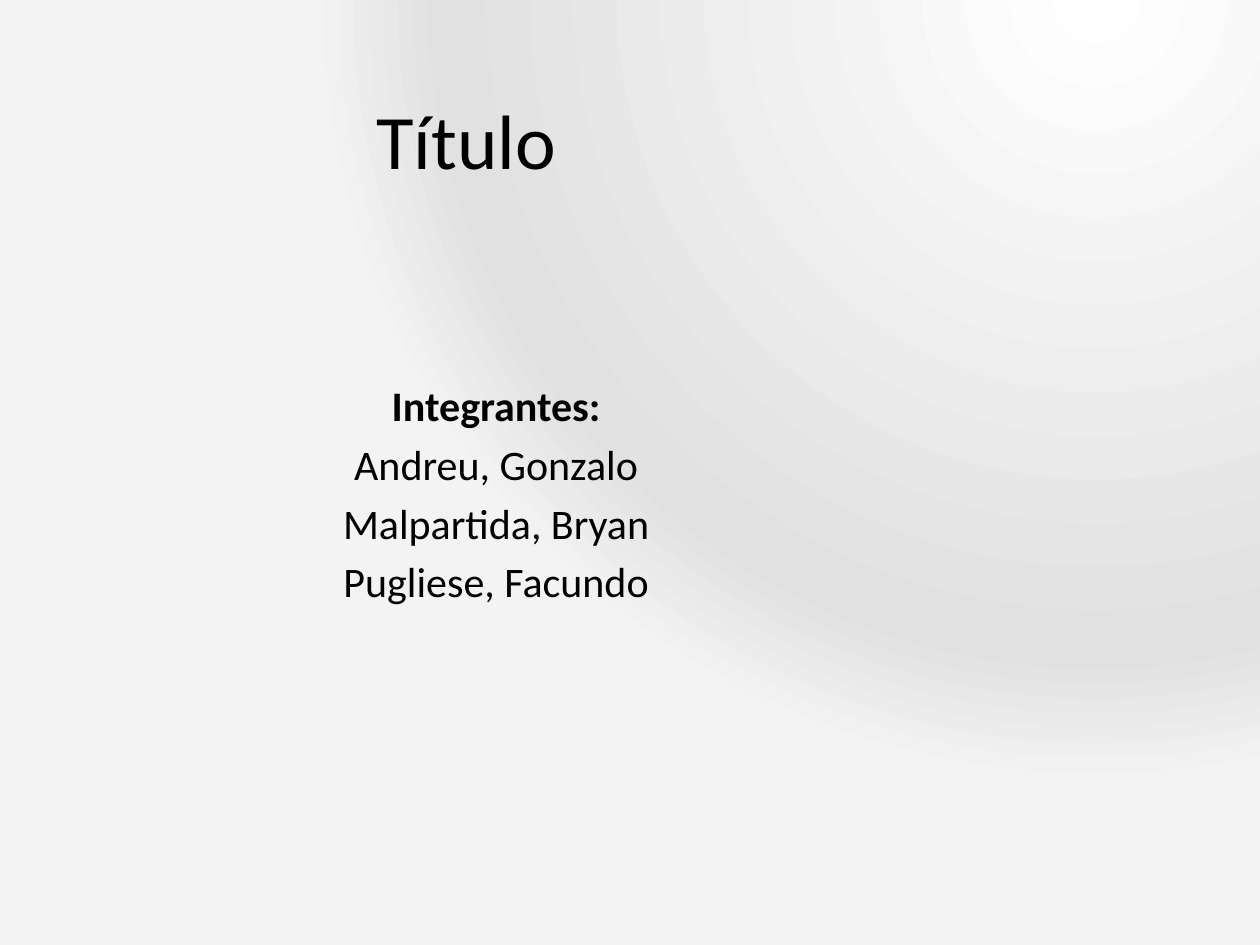
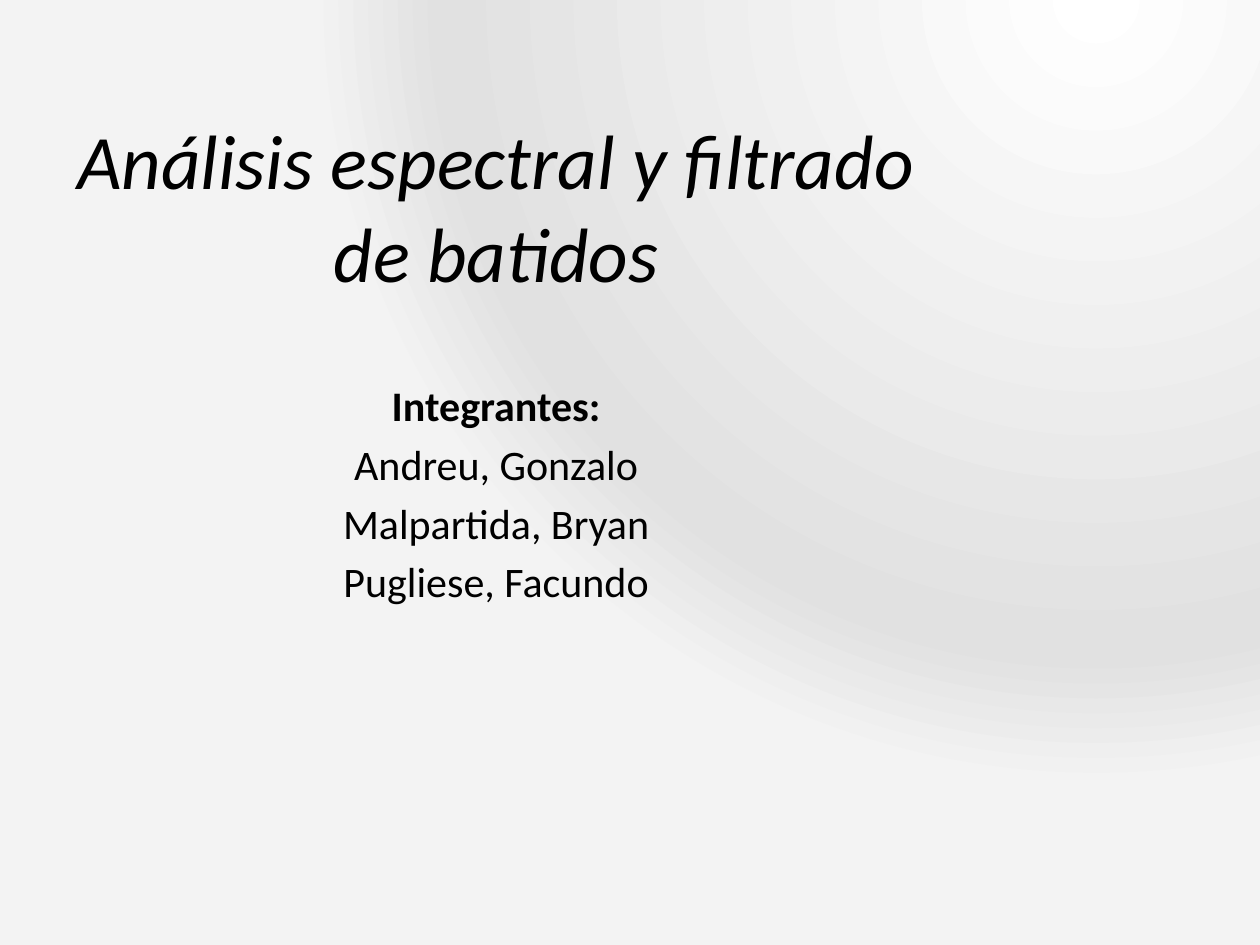
Before and after one commit to pugliese/Labo-3, a slide deck: slide 1 of Practica-Especial-Presentacion.pptx. Drawn at 1260x945 pixels with LibreOffice and Linux fonts; fonts in the diff are those of the drawing; background and template pictures are left out. Boxes give left, top, right and bottom in pixels: in the first picture for what was removed or moved away, otherwise in the second. Text is boxed around its words. In the diff, an @@ line names an element or a change of style, - is before the commit and + after.

```diff
--- a/Practica-Especial-Presentacion.pptx
+++ b/Practica-Especial-Presentacion.pptx
@@ title at [77,135,913,283]: text changed; italic on @@
-Título
+Análisis espectral y filtrado de batidos
```
Also in this commit, not shown: 4 other slides changed, 7 slides added, 7 slides removed, 1 other file.
